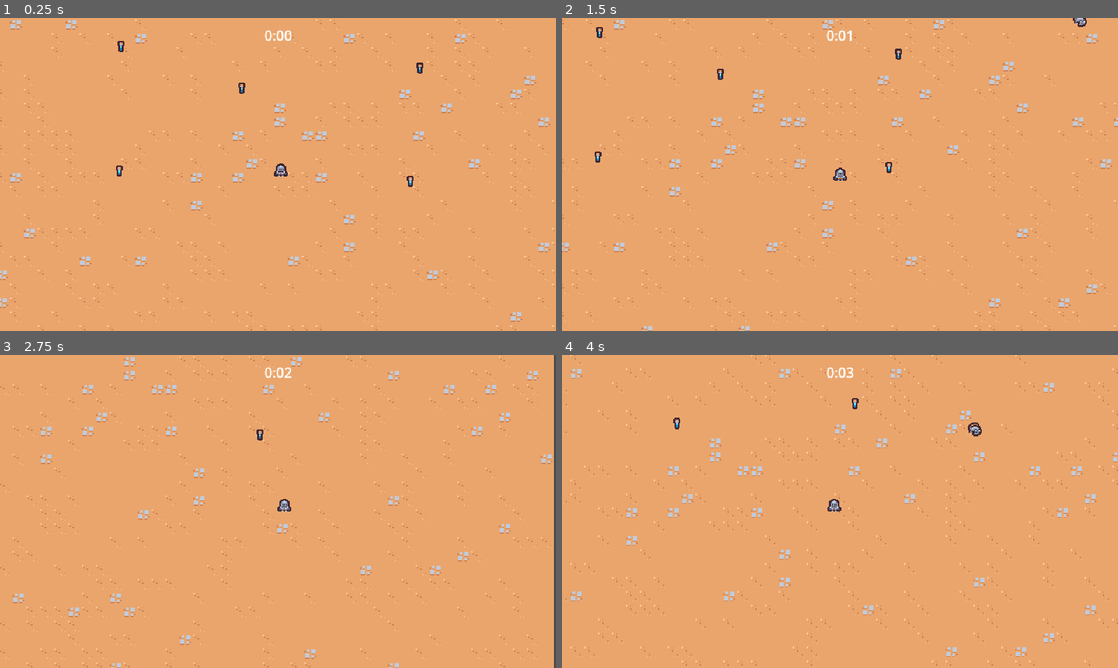
Above: before the commit, frames 1-4 (two rows, left to right).
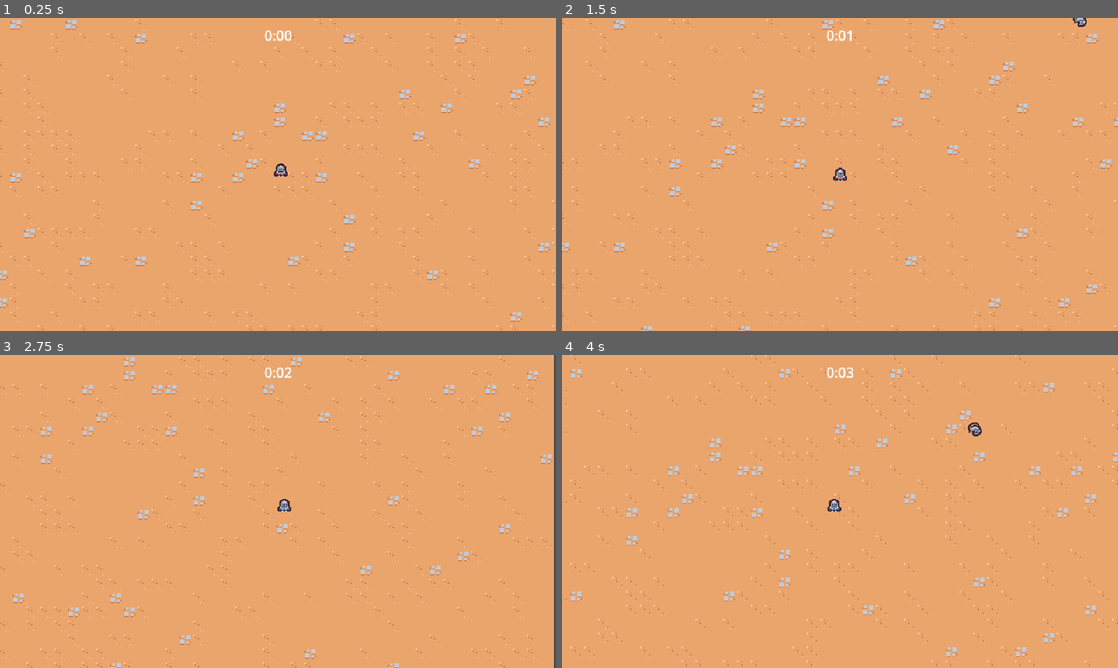
Above: after the commit, the same moments.

Repository: mc-carthy/gdSurvivors
Game: Godot game, scene res://scenes/main/main.tscn
The game is run twice, just before and just after one commit, with the same random seed, the same clock (stepped at 60 frames per second) and the same inputs.
Inputs:
- Up to frame 1 (0.25 s): no input
- Up to frame 2 (1.5 s): hold D (move_right) 0.53-1.28 s; hold S (move_down) from 1.28 s (still down)
- Up to frame 3 (2.75 s): release S (move_down) at 2.03 s; hold D (move_right) from 2.03 s (still down)
- Up to frame 4 (4 s): release D (move_right) at 2.78 s; hold W (move_up) 2.78-3.53 s; hold A (move_left) from 3.53 s (still down)

The runs differ from the first frame. In frame 1, 0.2% of the frame differs, in the area x 20-77%, y 7-54%; in frame 2, 0.2%; in frame 3, less than 0.1%; in frame 4, less than 0.1%.

Commit message:
Creating health/drop componenets

Diff:
--- /dev/null
+++ b/scenes/component/health_component.gd
@@ -0,0 +1,21 @@
+extends Node
+class_name HealthComponent
+
+signal died
+
+@export var max_health: float = 10
+@export var current_health: float
+
+
+func _ready() -> void:
+	current_health = max_health
+
+
+func damage(damage_amount: float) -> void:
+	current_health -= damage_amount
+	Callable(check_death).call_deferred()
+
+func check_death() -> void:
+	if current_health < 0:
+		died.emit()
+		owner.queue_free()
--- /dev/null
+++ b/scenes/component/health_component.tscn
@@ -0,0 +1,6 @@
+[gd_scene load_steps=2 format=3 uid="uid://cgc08ngtydcru"]
+
+[ext_resource type="Script" path="res://scenes/component/health_component.gd" id="1_87473"]
+
+[node name="HealthComponent" type="Node"]
+script = ExtResource("1_87473")
--- /dev/null
+++ b/scenes/component/vial_drop_component.gd
@@ -0,0 +1,18 @@
+extends Node
+
+@export_range(0, 1) var drop_percent: float = 0.5
+@export var health_component: Node
+@export var vial_scene: PackedScene
+
+func _ready() -> void:
+	(health_component as HealthComponent).died.connect(on_died)
+
+func on_died() -> void:
+	if randf() > drop_percent: return
+	if vial_scene == null: return
+	if not owner is Node2D: return
+
+	var spawn_position = (owner as Node2D).global_position
+	var vial_instance = vial_scene.instantiate() as Node2D
+	owner.get_parent().add_child(vial_instance)
+	vial_instance.global_position = spawn_position
--- /dev/null
+++ b/scenes/component/vial_drop_component.tscn
@@ -0,0 +1,8 @@
+[gd_scene load_steps=3 format=3 uid="uid://c8invh6ciqg1c"]
+
+[ext_resource type="Script" path="res://scenes/component/vial_drop_component.gd" id="1_0yvh4"]
+[ext_resource type="PackedScene" uid="uid://b0wggrplthksn" path="res://scenes/game_object/experience_vial/experience_vial.tscn" id="2_y3wld"]
+
+[node name="VialDropComponent" type="Node"]
+script = ExtResource("1_0yvh4")
+vial_scene = ExtResource("2_y3wld")
--- a/scenes/game_object/basic_enemy/basic_enemy.gd
+++ b/scenes/game_object/basic_enemy/basic_enemy.gd
@@ -1,6 +1,8 @@
 extends CharacterBody2D
 
 const MAX_SPEED = 40
+
+@onready var health_component: HealthComponent = $HealthComponent
 
 func _ready() -> void:
 	$Area2D.area_entered.connect(on_area_entered)
@@ -20,4 +22,4 @@
 	return Vector2.ZERO
 
 func on_area_entered(_other_area: Area2D) -> void:
-	queue_free()
+	health_component.damage(100)
--- a/scenes/game_object/basic_enemy/basic_enemy.tscn
+++ b/scenes/game_object/basic_enemy/basic_enemy.tscn
@@ -1,7 +1,9 @@
-[gd_scene load_steps=5 format=3 uid="uid://2h1ejheyfpex"]
+[gd_scene load_steps=7 format=3 uid="uid://2h1ejheyfpex"]
 
 [ext_resource type="Script" path="res://scenes/game_object/basic_enemy/basic_enemy.gd" id="1_kk2hy"]
+[ext_resource type="PackedScene" uid="uid://cgc08ngtydcru" path="res://scenes/component/health_component.tscn" id="2_6mirq"]
 [ext_resource type="Texture2D" uid="uid://b486n4hn1jk63" path="res://scenes/game_object/basic_enemy/basic_enemy.png" id="2_e5req"]
+[ext_resource type="PackedScene" uid="uid://c8invh6ciqg1c" path="res://scenes/component/vial_drop_component.tscn" id="3_1gkmn"]
 
 [sub_resource type="CircleShape2D" id="CircleShape2D_qkr73"]
 radius = 12.0
@@ -14,6 +16,11 @@
 collision_mask = 9
 motion_mode = 1
 script = ExtResource("1_kk2hy")
+
+[node name="HealthComponent" parent="." instance=ExtResource("2_6mirq")]
+
+[node name="VialDropComponent" parent="." node_paths=PackedStringArray("health_component") instance=ExtResource("3_1gkmn")]
+health_component = NodePath("../HealthComponent")
 
 [node name="Area2D" type="Area2D" parent="."]
 collision_layer = 0
--- a/scenes/main/main.tscn
+++ b/scenes/main/main.tscn
@@ -7,7 +7,6 @@
 [ext_resource type="PackedScene" uid="uid://vciv1f2bm47l" path="res://scenes/manager/experience_manager.tscn" id="4_wu7ee"]
 [ext_resource type="PackedScene" uid="uid://o0ockpubllr1" path="res://scenes/manager/enemy_manager.tscn" id="5_4l807"]
 [ext_resource type="PackedScene" uid="uid://wrdqkjjyno70" path="res://scenes/ui/arena_time_ui.tscn" id="5_mgg55"]
-[ext_resource type="PackedScene" uid="uid://b0wggrplthksn" path="res://scenes/game_object/experience_vial/experience_vial.tscn" id="7_rakei"]
 
 [node name="Main" type="Node"]
 
@@ -29,24 +28,3 @@
 
 [node name="Player" parent="." instance=ExtResource("1_phknl")]
 position = Vector2(473, 359)
-
-[node name="ExperienceVial" parent="." instance=ExtResource("7_rakei")]
-position = Vector2(428, 257)
-
-[node name="ExperienceVial2" parent="." instance=ExtResource("7_rakei")]
-position = Vector2(633, 234)
-
-[node name="ExperienceVial3" parent="." instance=ExtResource("7_rakei")]
-position = Vector2(622, 364)
-
-[node name="ExperienceVial4" parent="." instance=ExtResource("7_rakei")]
-position = Vector2(287, 352)
-
-[node name="ExperienceVial5" parent="." instance=ExtResource("7_rakei")]
-position = Vector2(289, 209)
-
-[node name="ExperienceVial6" parent="." instance=ExtResource("7_rakei")]
-position = Vector2(454, 136)
-
-[node name="ExperienceVial7" parent="." instance=ExtResource("7_rakei")]
-position = Vector2(454, 136)
--- a/scenes/manager/experience_manager.gd
+++ b/scenes/manager/experience_manager.gd
@@ -7,7 +7,7 @@
 
 func increment_experience(number: float) -> void:
 	current_experience += number
-	print(current_experience)
+
 
 func on_experience_vial_collected(number: float) -> void:
 	increment_experience(number)
Not shown: 1 places in scenes/main/main.tscn that only renumber resources
